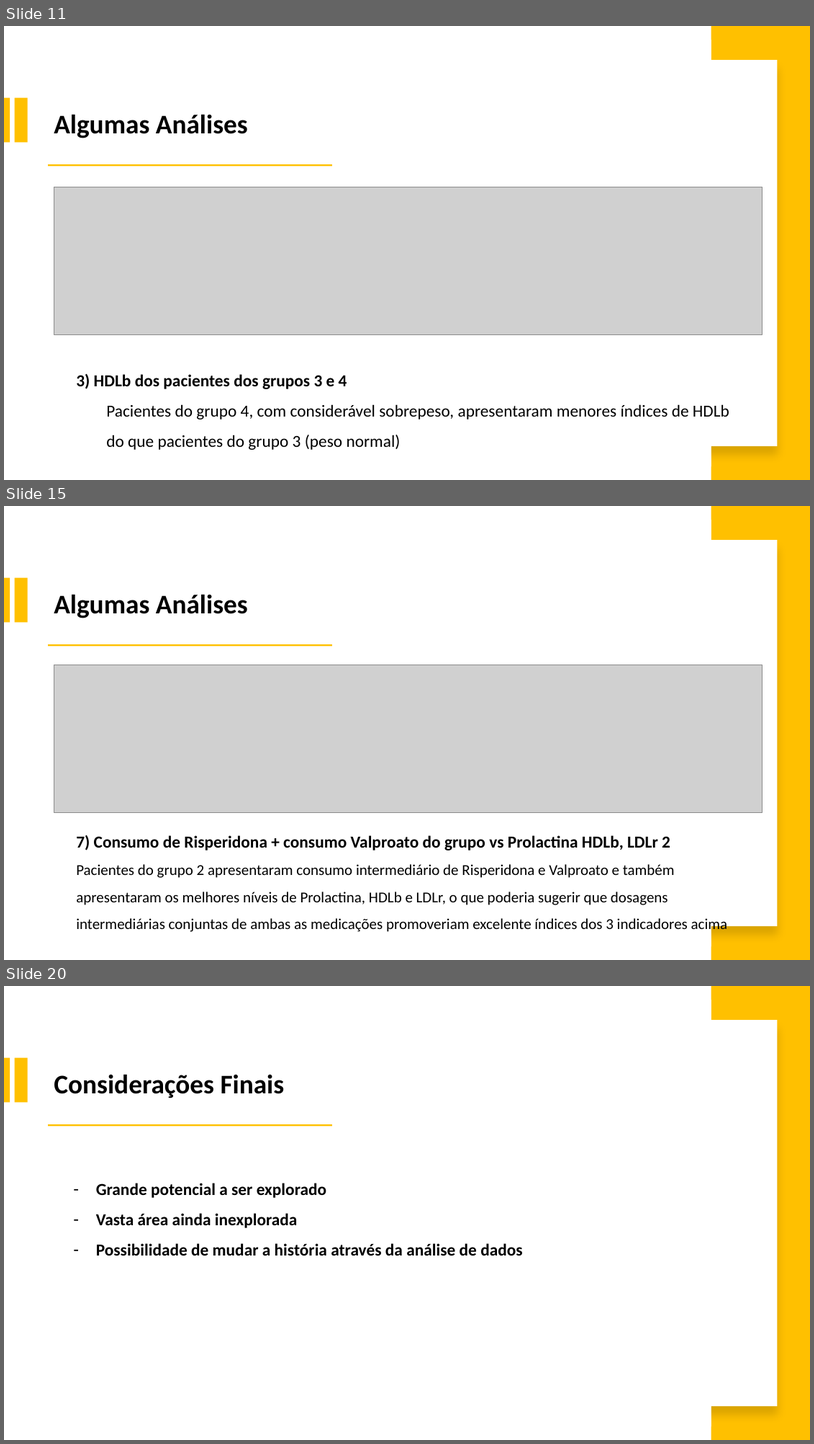
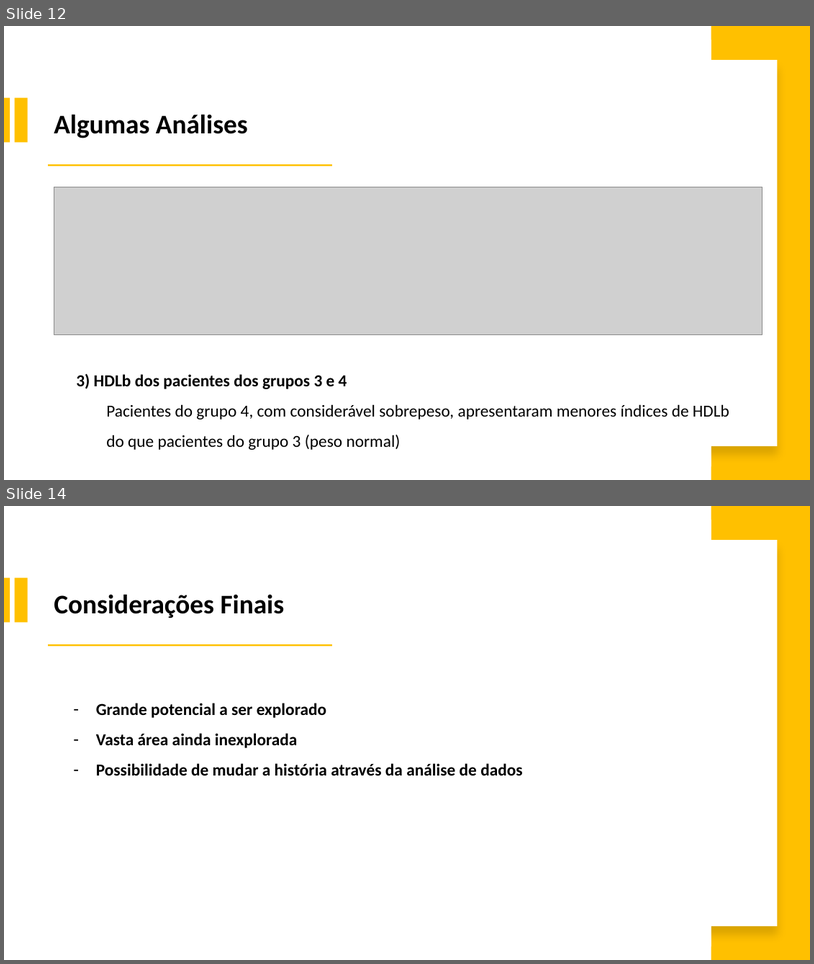
Before and after one commit to israeljmcarvalho/portfolioicarvalho, a slide deck: slides/Slides Portfólio Israel J. M. Carvalho.pptx. Shown one above the other, each under a label of ours: slides 11, 15 and 20 before the commit, slides 12 and 14 after it; the slides between them are not shown. The pictures are 814x1444 and 814x964 pixels, drawn with LibreOffice and Linux fonts; fonts in the diff are those of the drawing; grey boxes stand for pictures. Boxes give left, top, right and bottom in pixels: in the first picture for what was removed or moved away, otherwise in the second. Text is boxed around its words. In the diff, an @@ line names an element or a change of style, - is before the commit and + after.

```diff
--- a/slides/Slides Portfólio Israel J. M. Carvalho.pptx
+++ b/slides/Slides Portfólio Israel J. M. Carvalho.pptx
@@ slide 15 removed at [4, 506, 810, 960], background #FFFFFF @@
@@ rectangle removed at [349, 520, 712, 947] @@
@@ rectangle removed at [712, 506, 810, 960] @@
@@ rectangle removed at [381, 540, 778, 926] @@
@@ rectangle removed at [4, 577, 10, 622] @@
@@ rectangle removed at [14, 577, 27, 622] @@
@@ text removed at [54, 594, 248, 618] @@
-Algumas Análises
@@ rectangle removed at [48, 644, 332, 646] @@
@@ picture removed at [54, 664, 763, 812] @@
@@ text removed at [76, 835, 728, 934] @@
-    7) Consumo de Risperidona + consumo Valproato do grupo vs Prolactina HDLb, LDLr 2
-    Pacientes do grupo 2 apresentaram consumo intermediário de Risperidona e Valproato e também apresentaram os melhores níveis de Prolactina, HDLb e LDLr, o que poderia sugerir que dosagens intermediárias conjuntas de ambas as medicações promoveriam excelente índices dos 3 indicadores acima
@@ what was slide 11 is now slide 12 @@
@@ what was slide 20 is now slide 14 @@
```
Also in this commit, not shown: 5 slides changed, 2 slides added, 7 other slides removed, 13 other files.
